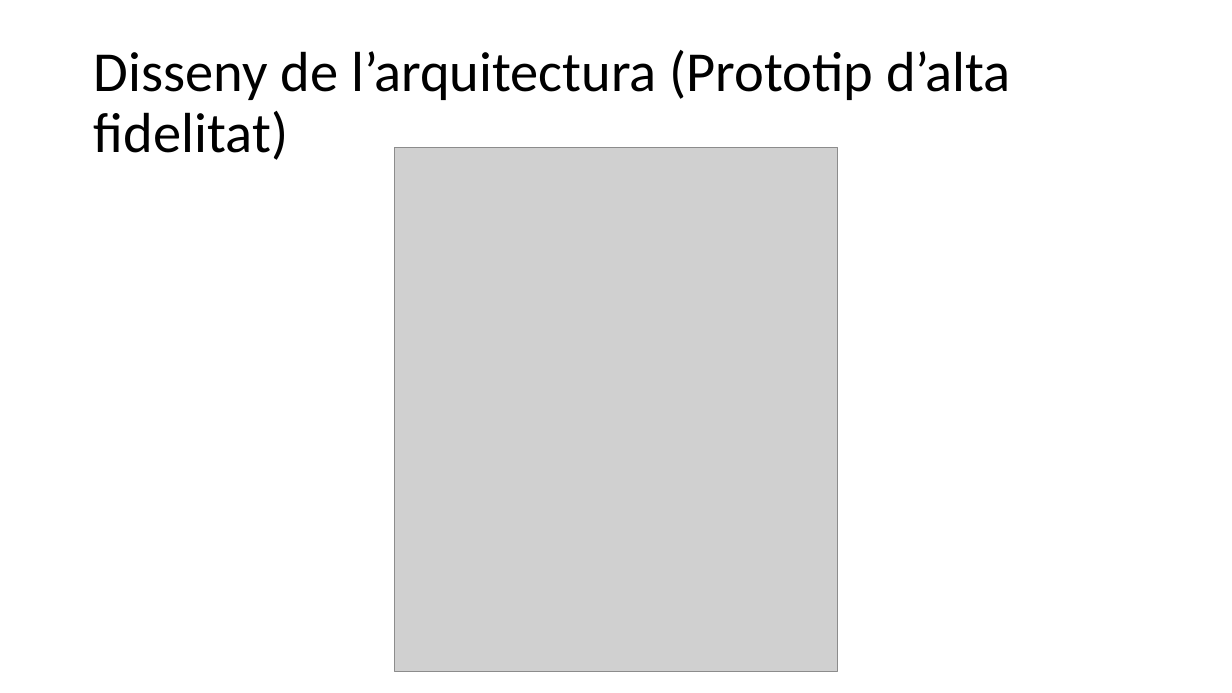
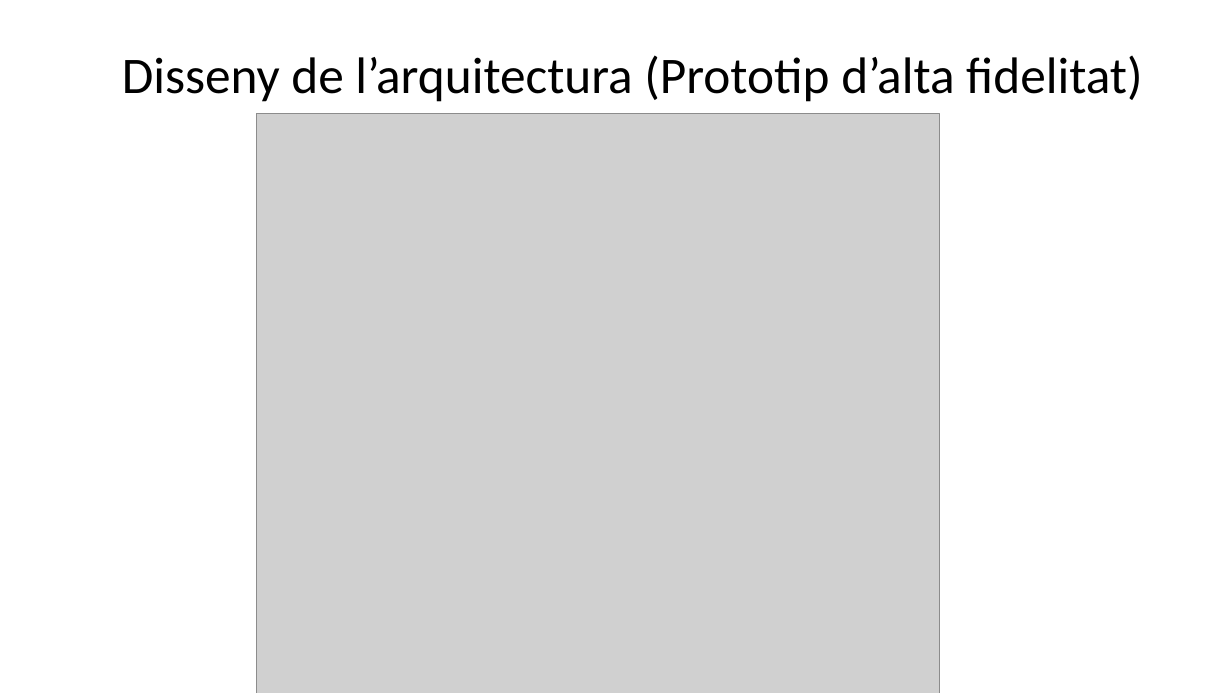
Before and after one commit to JoelFusterBosch/Projecte_Final_DAM_Gestio-_d_una_falla, a slide deck: slide 4 of Presentació/Gestió d’una falla.pptx. Drawn at 1232x693 pixels with LibreOffice and Linux fonts; fonts in the diff are those of the drawing; grey boxes stand for pictures. Boxes give left, top, right and bottom in pixels: in the first picture for what was removed or moved away, otherwise in the second. Text is boxed around its words. In the diff, an @@ line names an element or a change of style, - is before the commit and + after.

```diff
--- a/Presentació/Gestió d’una falla.pptx
+++ b/Presentació/Gestió d’una falla.pptx
@@ title "Disseny de l’arquitectura (Prototip d’alta ...": place and size @@
-title "Disseny de l’arquitectura (Prototip d’alta ..." at <box>94,50,1011,160</box>
+title "Disseny de l’arquitectura (Prototip d’alta ..." at <box>122,55,1142,102</box>
@@ title "Disseny de l’arquitectura (Prototip d’alta ..." at <box>122,55,1142,102</box>: size 44 to 40 pt @@
@@ picture: place and size @@
-picture at <box>395,147,838,671</box>
+picture at <box>257,114,940,693</box>
```
Also in this commit, not shown: 3 other slides changed, 1 slide added, 44 other files.
